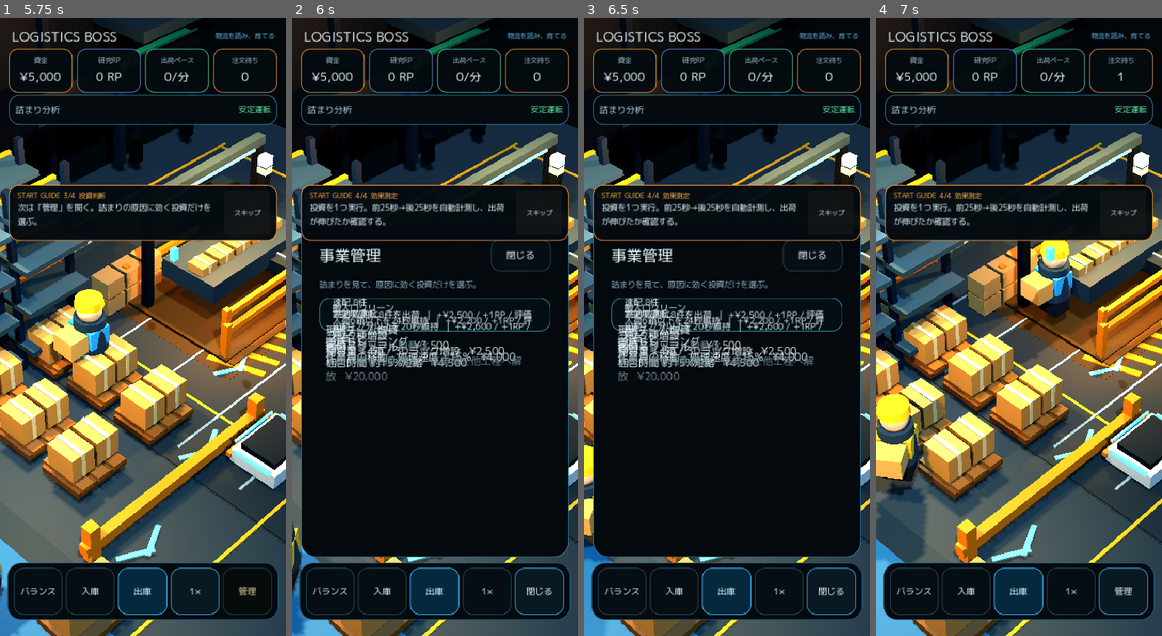
Above: before the commit, frames 1-4 (left to right).
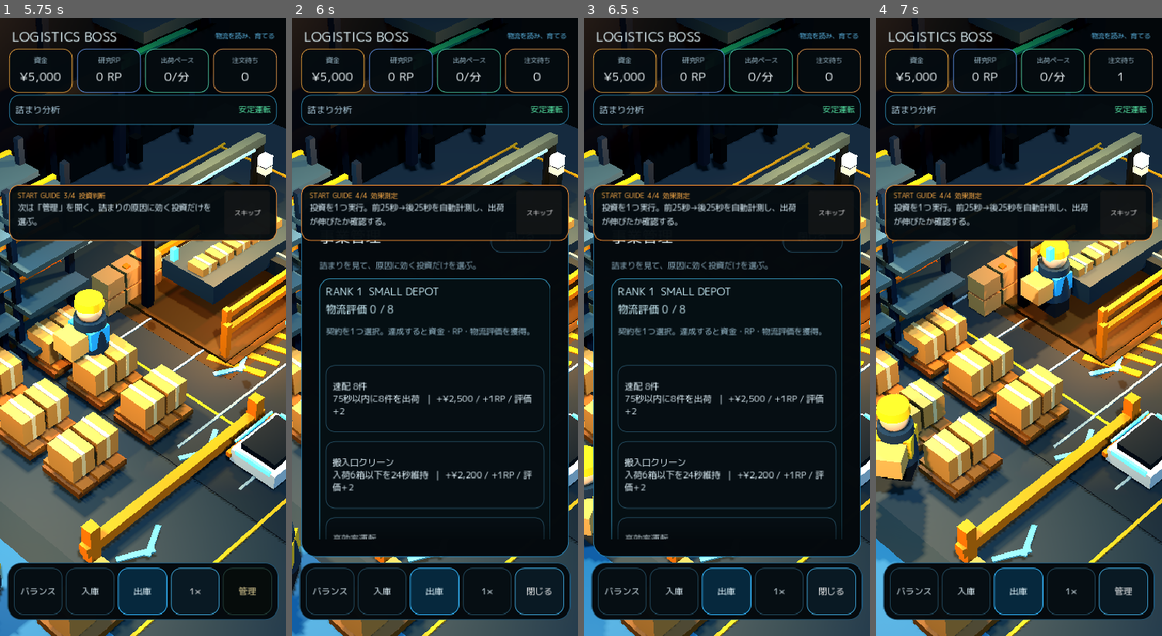
Above: after the commit, the same moments.

Repository: 48wr9f4wgp-lab/Logistics-Boss
Game: Godot game, scene res://scenes/main.tscn
Two runs of this game, one before a commit and one after it. Both use one fixed random seed, a clock stepped at 60 frames per second and the inputs below.
Inputs:
- Up to frame 1 (5.75 s): click "バランス" at 0.5 s; click "入庫" at 1.25 s; click "出庫" at 2 s; click "1×" at 2.75 s; click "2×" at 3.5 s; click "4×" at 4.25 s; click "Ⅱ" at 5 s
- Up to frame 2 (6 s): click "管理" at 5.75 s
- Up to frame 3 (6.5 s): no input
- Up to frame 4 (7 s): click "閉じる" at 6.5 s

Frame 1 is identical in both runs. In frame 2, 9.2% of the frame differs, in the area x 3-97%, y 34-88%; in frame 3, 9.2%; in frame 4, nothing differs.

Commit message:
Rebuild mobile management layout for Rank 3

Diff:
--- a/godot/ui/game_hud_mobile.gd
+++ b/godot/ui/game_hud_mobile.gd
@@ -1,10 +1,9 @@
 extends "res://ui/game_hud_release.gd"
 class_name MobileGameHud
 
-const MOBILE_SHEET_TOP := 0.33
+const MOBILE_SHEET_TOP := 0.30
 const MOBILE_SHEET_SIDE_MARGIN := 12.0
 const MOBILE_SHEET_BOTTOM := -108.0
-const MOBILE_CONTENT_SIDE_BUDGET := 86.0
 
 var _mobile_layout_width := -1.0
 
@@ -13,12 +12,14 @@
     super._ready()
     _apply_mobile_management_layout(true)
     _apply_mobile_progression_copy()
+    _apply_mobile_rank3_compaction()
 
 
 func _process(delta: float) -> void:
     super._process(delta)
     _apply_mobile_management_layout(false)
     _apply_mobile_progression_copy()
+    _apply_mobile_rank3_compaction()
 
 
 func _apply_mobile_management_layout(force: bool) -> void:
@@ -37,16 +38,13 @@
     _sheet.clip_contents = true
     _sheet.mouse_filter = Control.MOUSE_FILTER_STOP
 
-    var content_width := maxf(220.0, viewport_width - MOBILE_CONTENT_SIDE_BUDGET)
-    _configure_scroll_containers(_sheet, content_width)
-
-    if _progression_label != null:
-        _progression_label.autowrap_mode = TextServer.AUTOWRAP_WORD_SMART
-        _progression_label.custom_minimum_size.x = 0.0
-        _progression_label.custom_maximum_size = Vector2(content_width, 0.0)
+    _configure_scroll_containers(_sheet)
+    _configure_known_mobile_controls()
+    _tune_section_spacing(_progression_panel, 12)
+    _tune_section_spacing(_rank3_panel, 10)
 
 
-func _configure_scroll_containers(node: Node, content_width: float) -> void:
+func _configure_scroll_containers(node: Node) -> void:
     if node is ScrollContainer:
         var scroll := node as ScrollContainer
         scroll.horizontal_scroll_mode = ScrollContainer.SCROLL_MODE_DISABLED
@@ -54,15 +52,15 @@
         scroll.scroll_hint_mode = ScrollContainer.SCROLL_HINT_MODE_ALL
         scroll.follow_focus = true
         scroll.clip_contents = true
-        scroll.scroll_vertical_custom_step = 84.0
-        _configure_scroll_content(scroll, content_width)
+        scroll.scroll_vertical_custom_step = 96.0
+        _configure_scroll_content(scroll)
         return
 
     for child in node.get_children():
-        _configure_scroll_containers(child, content_width)
+        _configure_scroll_containers(child)
 
 
-func _configure_scroll_content(node: Node, content_width: float) -> void:
+func _configure_scroll_content(node: Node) -> void:
     if node is Control:
         var control := node as Control
         control.custom_minimum_size.x = 0.0
@@ -71,19 +69,74 @@
     if node is Label:
         var label := node as Label
         label.autowrap_mode = TextServer.AUTOWRAP_WORD_SMART
-        label.clip_text = true
-        label.custom_maximum_size = Vector2(content_width, 0.0)
+        label.clip_text = false
     elif node is Button:
         var button := node as Button
-        button.clip_text = true
+        button.clip_text = false
         button.mouse_filter = Control.MOUSE_FILTER_PASS
         button.focus_mode = Control.FOCUS_NONE
-        button.custom_maximum_size = Vector2(content_width, 0.0)
         if button is not OptionButton:
             button.autowrap_mode = TextServer.AUTOWRAP_WORD_SMART
 
     for child in node.get_children():
-        _configure_scroll_content(child, content_width)
+        _configure_scroll_content(child)
+
+
+func _configure_known_mobile_controls() -> void:
+    if _progression_label != null:
+        _progression_label.custom_minimum_size = Vector2(0, 44)
+    if _contract_status != null:
+        _contract_status.custom_minimum_size = Vector2(0, 42)
+    for button in _contract_buttons:
+        button.custom_minimum_size = Vector2(0, 92)
+    if _staffing_label != null:
+        _staffing_label.custom_minimum_size = Vector2(0, 38)
+    for button in _staffing_buttons.values():
+        (button as Button).custom_minimum_size = Vector2(0, 54)
+    if _facility_header != null:
+        _facility_header.custom_minimum_size = Vector2(0, 32)
+    for button in _facility_buttons.values():
+        (button as Button).custom_minimum_size = Vector2(0, 82)
+
+    if _rank3_status != null:
+        _rank3_status.custom_minimum_size = Vector2(0, 42)
+    if _routing_summary != null:
+        _routing_summary.custom_minimum_size = Vector2(0, 42)
+    if _routing_select != null:
+        _routing_select.custom_minimum_size = Vector2(0, 50)
+    if _receiving_annex_button != null:
+        _receiving_annex_button.custom_minimum_size = Vector2(0, 88)
+    if _inbound_carrier_button != null:
+        _inbound_carrier_button.custom_minimum_size = Vector2(0, 88)
+
+
+func _tune_section_spacing(panel: PanelContainer, separation: int) -> void:
+    if panel == null or panel.get_child_count() == 0:
+        return
+    var child := panel.get_child(0)
+    if child is VBoxContainer:
+        (child as VBoxContainer).add_theme_constant_override("separation", separation)
+
+
+func _apply_mobile_rank3_compaction() -> void:
+    if sim == null or sim.facility_rank < 3:
+        return
+
+    # At Rank 3 the three Rank 2 facility choices are historical state, not active decisions.
+    # Collapse them so the management sheet prioritizes contracts, staffing and current Rank 3 capital.
+    if _facility_header != null:
+        _facility_header.visible = true
+        _facility_header.text = "拡張設備  3/3 導入済み"
+    for zone_label in _facility_zone_labels.values():
+        (zone_label as Label).visible = false
+    for facility_button in _facility_buttons.values():
+        (facility_button as Button).visible = false
+
+    var list := _find_upgrade_list(_sheet)
+    if list != null and _rank3_panel != null and _rank3_panel.get_parent() == list:
+        list.move_child(_rank3_panel, 0)
+        if _progression_panel != null and _progression_panel.get_parent() == list:
+            list.move_child(_progression_panel, mini(1, list.get_child_count() - 1))
 
 
 func _apply_mobile_progression_copy() -> void:
